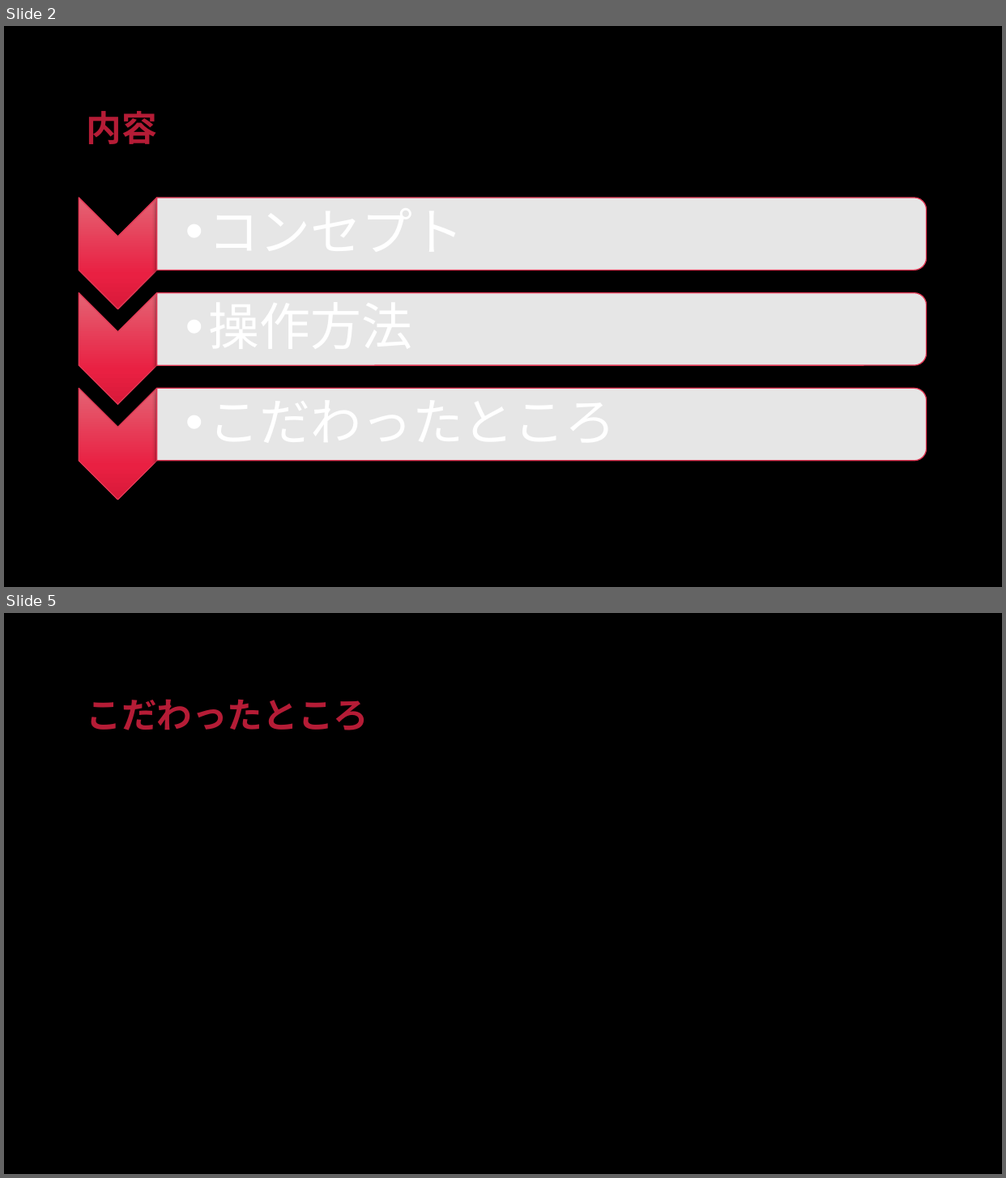
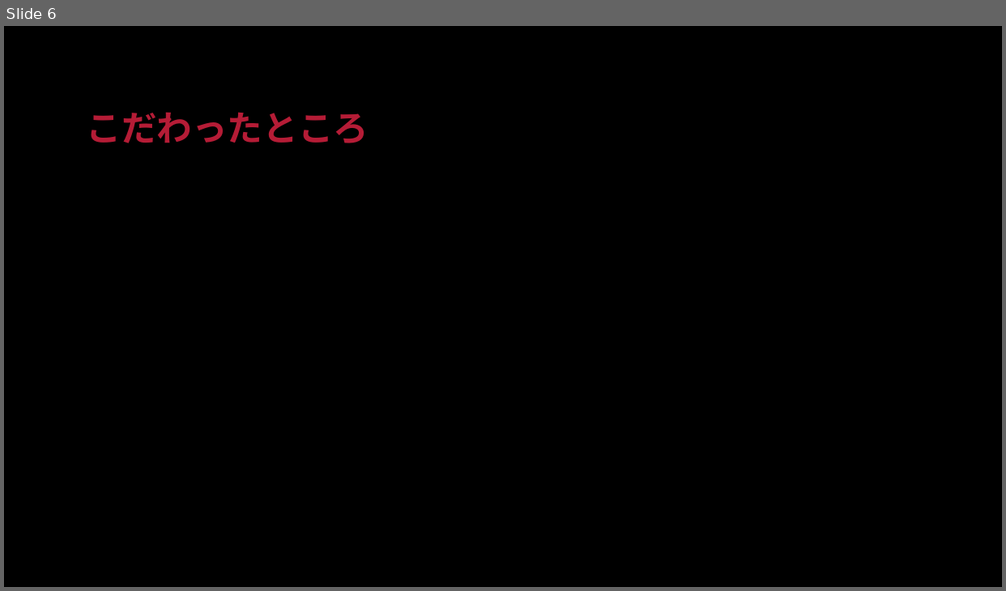
Before and after one commit to TAKU415/GameB, a slide deck: ゲーム説明用プレゼン.pptx. Shown one above the other, each under a label of ours: slides 2 and 5 before the commit, slide 6 after it; the slides between them are not shown. The pictures are 1006x1178 and 1006x591 pixels, drawn with LibreOffice and Linux fonts; fonts in the diff are those of the drawing; background and template pictures are left out. Boxes give left, top, right and bottom in pixels: in the first picture for what was removed or moved away, otherwise in the second. Text is boxed around its words. In the diff, an @@ line names an element or a change of style, - is before the commit and + after.

```diff
--- a/ゲーム説明用プレゼン.pptx
+++ b/ゲーム説明用プレゼン.pptx
@@ slide 2 removed at (4,26,1002,587), background picture (left out) @@
@@ title removed at (87,111,157,144) @@
-内容
@@ group removed at (79,191,927,501): 3 chevrons, 3 round same rects, 3 texts @@
-  •• コンセプト
-  •• 操作方法
-  •• こだわったところ
@@ what was slide 5 is now slide 6 @@
```
Also in this commit, not shown: 3 slides changed, 2 slides added, 6 other files.
